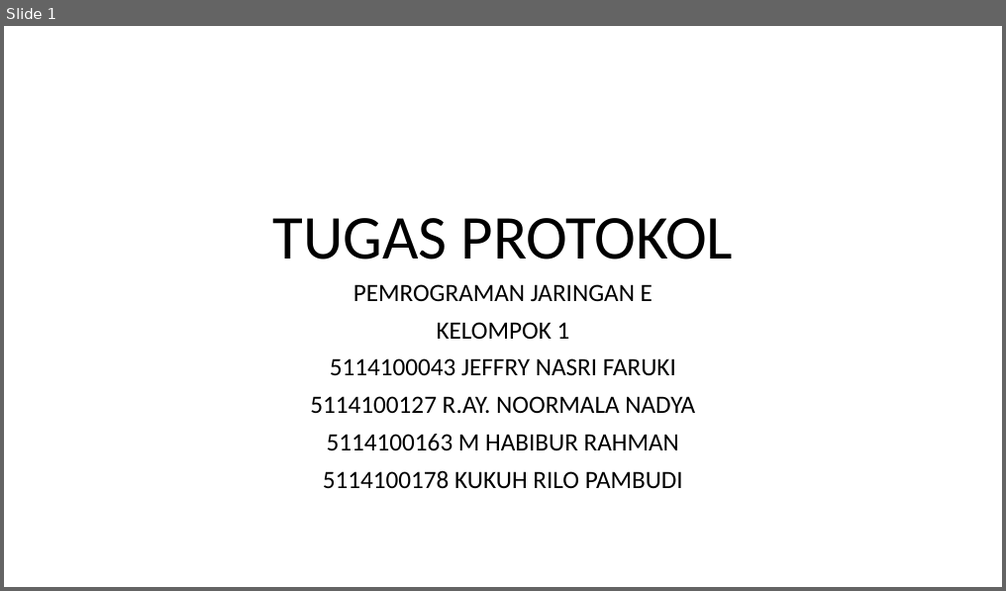
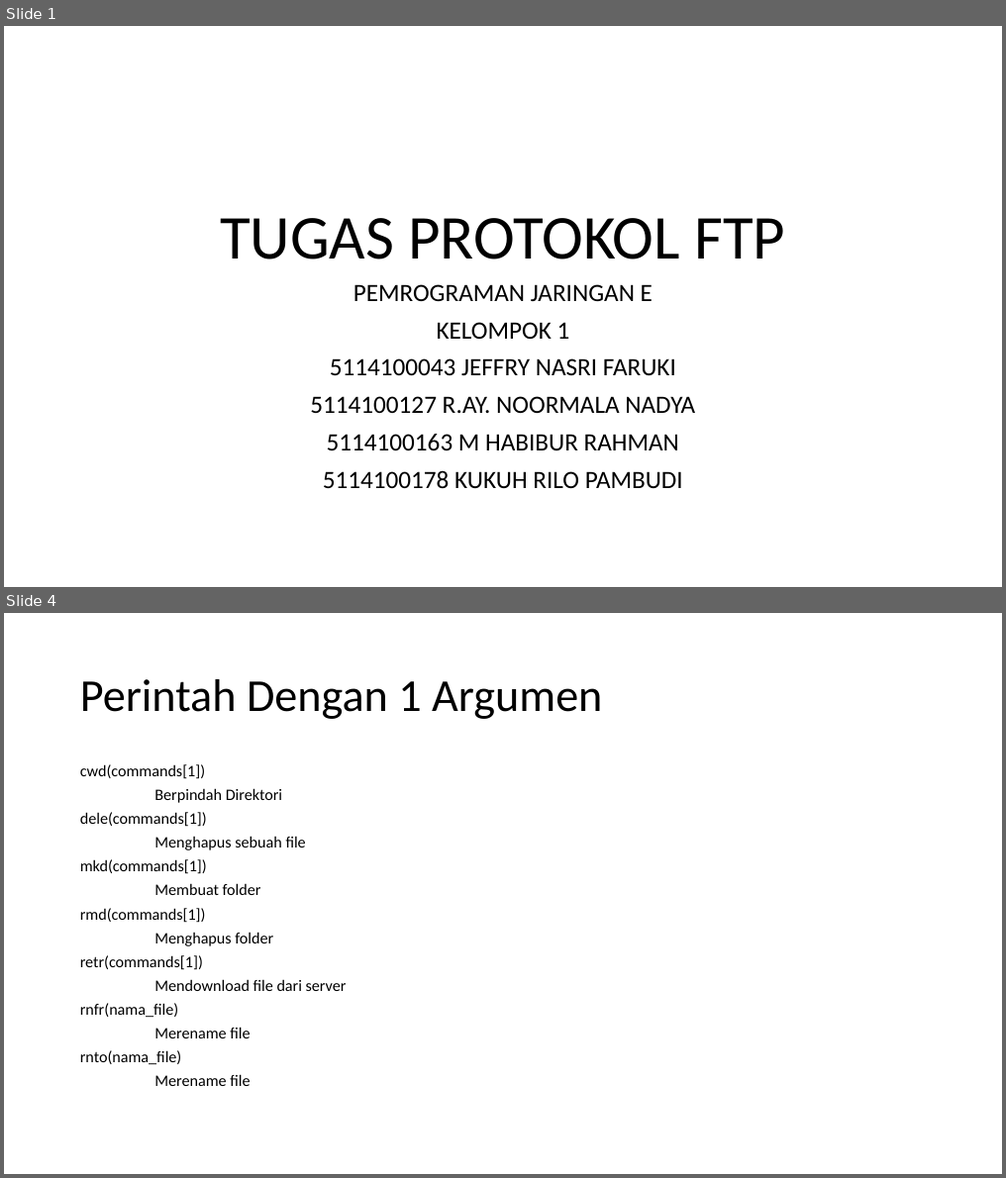
Before and after one commit to jeffrynasri/Kuliah-Progjar-E, a slide deck: TUGAS PROTOKOL.pptx. Shown one above the other, each under a label of ours: slide 1 before the commit, slides 1 and 4 after it; the slides between them are not shown. The pictures are 1006x591 and 1006x1178 pixels, drawn with LibreOffice and Linux fonts; fonts in the diff are those of the drawing; background and template pictures are left out. Boxes give left, top, right and bottom in pixels: in the first picture for what was removed or moved away, otherwise in the second. Text is boxed around its words. In the diff, an @@ line names an element or a change of style, - is before the commit and + after.

```diff
--- a/TUGAS PROTOKOL.pptx
+++ b/TUGAS PROTOKOL.pptx
@@ slide 4 added at [4,613,1002,1174], background picture (left out) @@
@@ title added at [80,679,602,719], 44 pt, text #000000 @@
+Perintah Dengan 1 Argumen
@@ text added at [80,764,347,1086], 15.4 pt, text #000000 @@
+cwd(commands[1])
+Berpindah Direktori
+dele(commands[1])
+Menghapus sebuah file
+mkd(commands[1])
+Membuat folder
+rmd(commands[1])
+Menghapus folder
+retr(commands[1])
+Mendownload file dari server
+rnfr(nama_file)
+Merename file
+rnto(nama_file)
+Merename file
@@ slide 1 changed as well @@
@@ title at [220,218,785,260]: text changed @@
-TUGAS PROTOKOL
+TUGAS PROTOKOL FTP
```
Also in this commit, not shown: 6 other slides changed, 9 other slides added.
